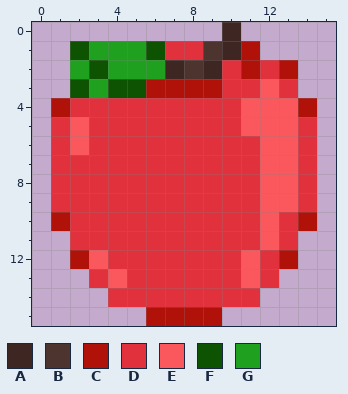
Edited in one commit: pixel-art sprite (fruits/sprites/small_apple.png). Above: the version before the commit.
The file is 16x16 pixels.
Palette (. is transparent): A #3e2723  B #4e342e  C #b0120a  D #e1313c  E #fb585e  F #0d5302  G #1fa01f
Pixels before, first column x 1:
 0 .........A....
 1 .FGGGFDDBAC...
 2 .GFGGGABADCDC.
 3 .FGFFCCCCDDED.
 4 CDDDDDDDDDEEEC
 5 DEDDDDDDDDEEED
 6 DEDDDDDDDDDEED
 7 DDDDDDDDDDDEED
 8 DDDDDDDDDDDEED
 9 DDDDDDDDDDDEED
10 CDDDDDDDDDDEDC
11 .DDDDDDDDDDED.
12 .CEDDDDDDDEDC.
13 ..DEDDDDDDED..
14 ...DDDDDDDD...
15 .....CCCC.....
Now the later version:
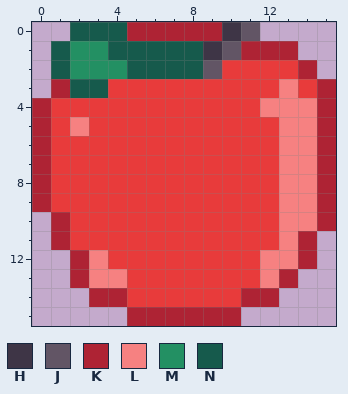
Colours new in this view: H #3e3546  J #625565  K #ae2334  L #f68181  M #239063  N #165a4c
Changes in this commit:
colour D: #e1313c -> #e83b3b
Changed rows in their new state; - is a pixel that keeps its letter.
first column x 0:
 0 --NNNKKKKKHJ----
 1 -NMMNNNNNHJKKK--
 2 -NMMMNNNNJ-D-DK-
 3 -KNNDDDDDD--DLDK
 4 KD---------DLLLK
 5 K-L--------DDLLK
 6 K-D---------DLLK
 7 K-----------DLLK
 8 K-----------DLLK
 9 K-----------DLLK
10 -K----------DLLK
11 -K----------DLK-
12 --KL-------DLLK-
13 --KLL------DLK--
14 ---KK------KK---
15 -----KKKKKK-----
Boxes around the changes in both pictures, in picture pixels (x1, y1, x2, y2):
changed: (32, 22, 336, 326)
